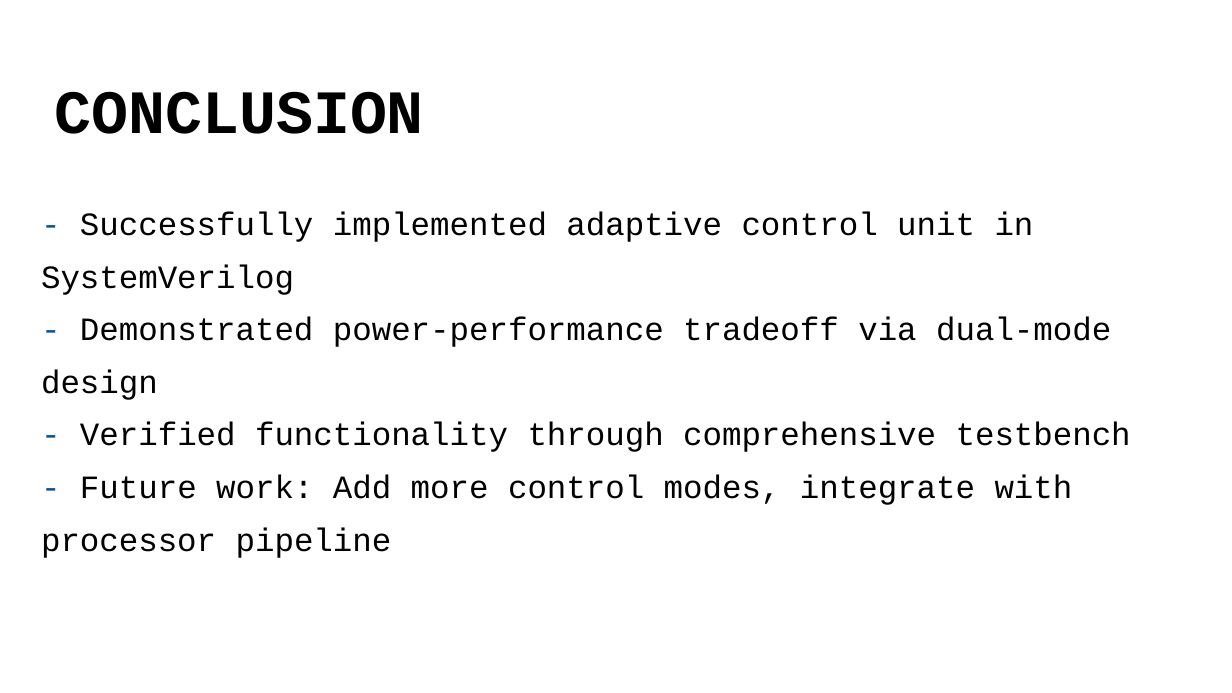
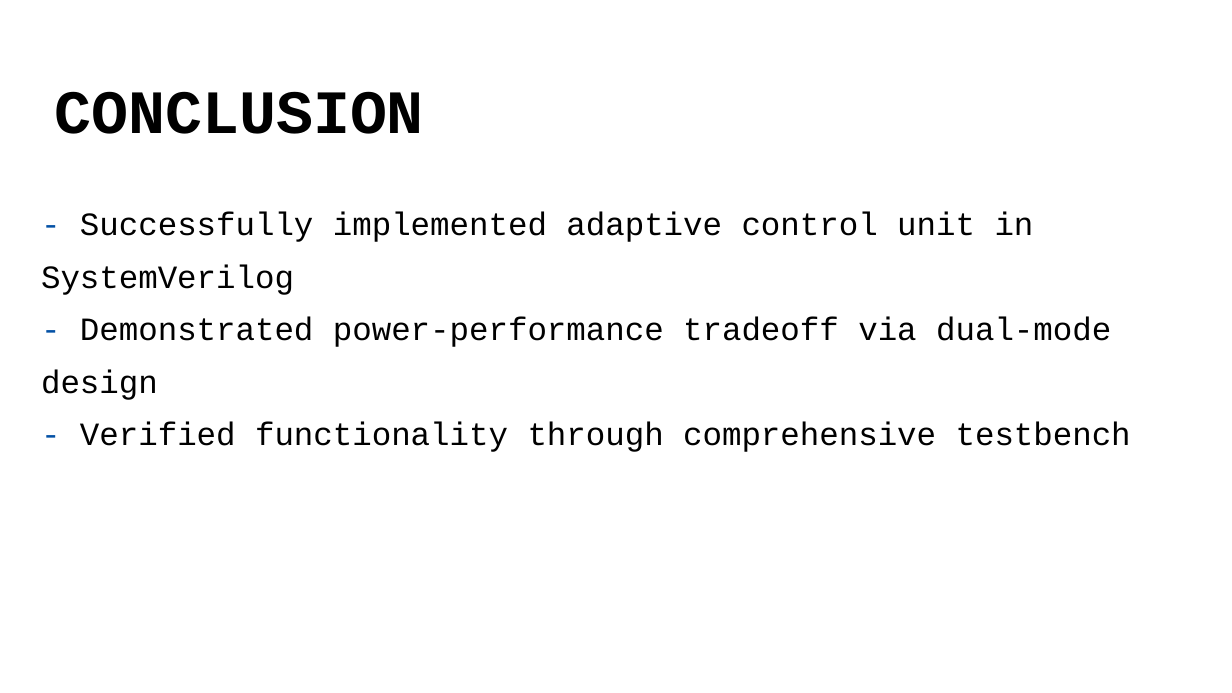
Before and after one commit to Bolol4002/adaptive_RTL_coding_UVM_Verification, a slide deck: slide 11 of ADAPTIVE CONTROL UNIT.pptx. Drawn at 1232x693 pixels with LibreOffice and Linux fonts; fonts in the diff are those of the drawing. Boxes give left, top, right and bottom in pixels: in the first picture for what was removed or moved away, otherwise in the second. Text is boxed around its words. In the diff, an @@ line names an element or a change of style, - is before the commit and + after.

```diff
--- a/ADAPTIVE CONTROL UNIT.pptx
+++ b/ADAPTIVE CONTROL UNIT.pptx
@@ text at (x1=41, y1=475, x2=1073, y2=558): paragraph removed @@
-- Future work: Add more control modes, integrate with processor pipeline
```
Also in this commit, not shown: 4 other slides changed, 10 other files.
